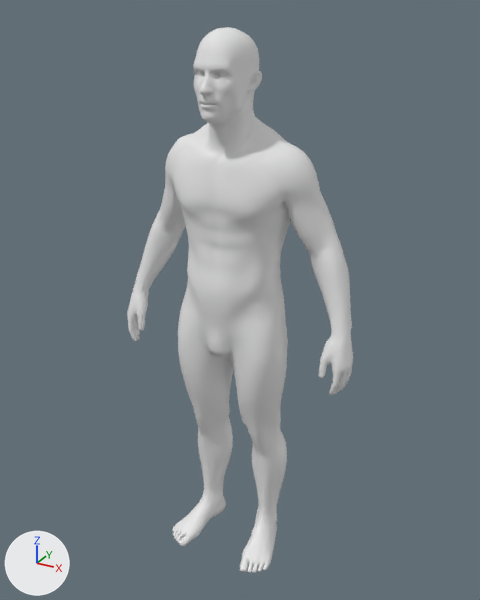
Renders of the FBX model VirtualOnlineShopping/Assets/Models/Mannequins/male.fbx from each side of a commit.
Rendered twice from a camera (50 mm lens) standing at (1.69, -2.98, 3.17) and looking at (0.02, 0.06, 1.65). Arrows for +X, +Y and +Z are at lower left; the lights stay in place. Where no turn or scale is listed for an object, it has been applied to the vertices.

The first picture shows 'Realistic_White_Male_Low_Poly'.
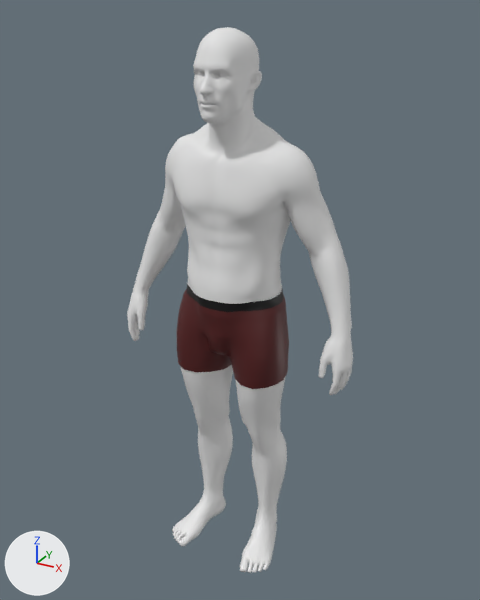
Commit message: Added default garment

Edits to the bpy script that builds the scene:
```text
Add mat_underpant_material:
    mat_underpant_material = principled_material('Underpant_material')
    mat_underpant_material.base_color = (0.0859, 0.00845, 0.00865)  # dark red #531717
Add mat_underpants_waist:
    mat_underpants_waist = principled_material('underpants_waist')
    mat_underpants_waist.base_color = (0.0, 0.0, 0.0)  # black #000000
Change me_realistic_white_male_low_poly:
    used by ob_realistic_white_male_low_poly; location = (0.0, 0.0, 0.0)
    remove me_realistic_white_male_low_poly.from_pydata(...)  # 19770 vertices, 19768 faces; spans x -0.72..0.72, y -0.29..0.28, z 0.0..3.09
    add me_realistic_white_male_low_poly.from_pydata(...)  # 19770 vertices, 18697 faces; spans x -0.72..0.72, y -0.29..0.28, z 0.0..3.09
    me_realistic_white_male_low_poly part 1: 2 vertices moved within x -0.01, y 0.11, z 1.38; 26 vertices removed from x -0.08..0.06, y -0.2..-0.14, z 1.4..1.49; 26 vertices added at x -0.08..0.06, y -0.18..-0.12, z 1.4..1.49
Add me_realistic_white_male_low_poly_002:
    me_realistic_white_male_low_poly_002.from_pydata(...)  # 1131 vertices, 1071 faces; spans x -0.34..0.34, y -0.201..0.26, z 1.233..1.758
    # faces by material slot: [128, 943]
    me_realistic_white_male_low_poly_002.materials.append(mat_underpants_waist)  # black #000000
    me_realistic_white_male_low_poly_002.materials.append(mat_underpant_material)  # dark red #531717
Add ob_realistic_white_male_low_poly_001:
    ob_realistic_white_male_low_poly_001 = bpy.data.objects.new('Realistic_White_Male_Low_Poly.001', me_realistic_white_male_low_poly_002)
    ob_realistic_white_male_low_poly_001.location = (0.0, 0.0, 0.0)
```

Changed parts and their boxes (x1, y1, x2, y2) in the pictures (480 x 600 px; the box of a moved part takes in the faces that stretch with it):
'Realistic_White_Male_Low_Poly.001', added
    after: (176, 284, 289, 389)
    faces in mat_underpant_material (dark red #531717): (176, 290, 289, 389)
    faces in mat_underpants_waist (black #000000): (186, 284, 284, 312)
part 1 of me_realistic_white_male_low_poly, moved or reshaped (not visible afterwards)
    before: (201, 332, 232, 357)
